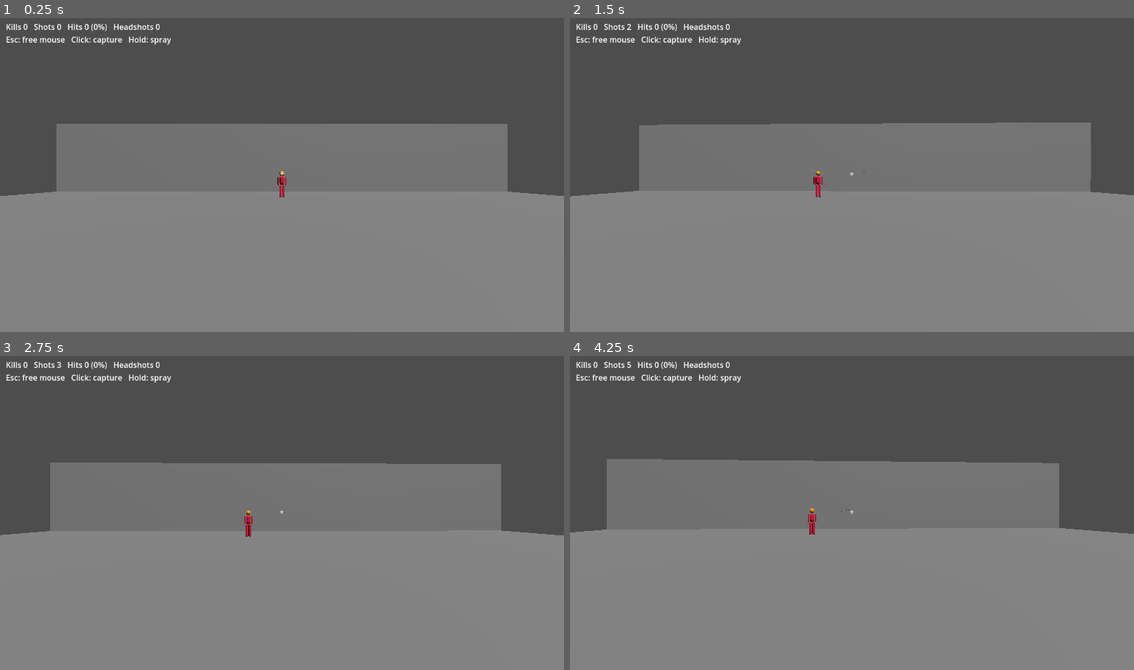
Above: before the commit, frames 1-4 (two rows, left to right).
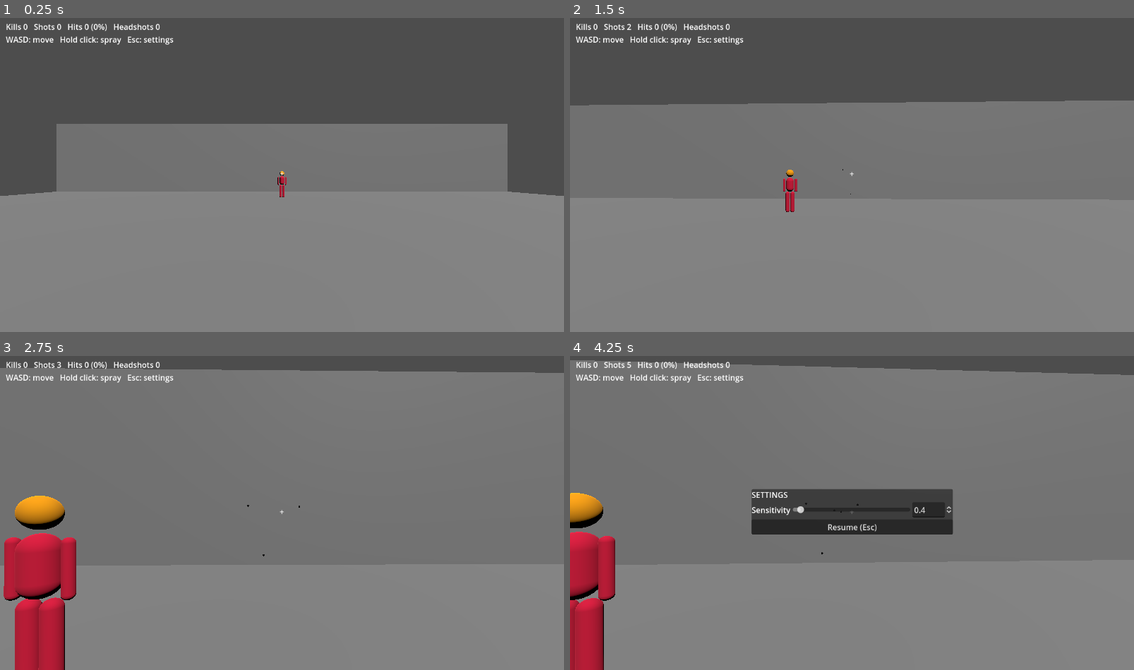
Above: after the commit, the same moments.

Repository: juanjosua/aim-trainer
Game: Godot game, scene res://main.tscn
Two runs of this game, one before a commit and one after it. Both use one fixed random seed, a clock stepped at 60 frames per second and the inputs below.
Inputs (mouse positions are in pixels of both pictures, inside the frame that each line leads up to):
- Up to frame 1 (0.25 s): no input
- Up to frame 2 (1.5 s): tap Enter at 0.5 s; move the mouse to (880, 171) at 0.52 s; hold W from 0.53 s (still down); click (880, 171) at 0.67 s; move the mouse to (823, 175) at 1.27 s; click (823, 175) at 1.42 s
- Up to frame 3 (2.75 s): keep holding W; move the mouse to (293, 506) at 2.02 s; click (293, 506) at 2.17 s
- Up to frame 4 (4.25 s): keep holding W; move the mouse to (846, 516) at 2.77 s; click (846, 516) at 2.92 s; move the mouse to (891, 516) at 3.52 s; click (891, 516) at 3.67 s; tap Escape (ui_cancel) at 4.15 s

The runs differ from the first frame. In frame 1, 0.4% of the frame differs, in the area x 1-31%, y 5-9%; in frame 2, 12%; in frame 3, 39%; in frame 4, 42%, in the area x 0-100%, y 1-100%.

Commit message:
Add WASD movement with moving inaccuracy and an Esc sensitivity menu
- WASD moves relative to view at 6.75 m/s with 40 m/s^2 accel/decel,
  so counter-strafing stops you in ~0.17 s
- Moving adds up to 5 degrees of error at run speed, none below 1.4 m/s
- Esc opens a settings panel with a linked slider and text box for
  sensitivity, saved to user://settings.cfg
- Tests cover acceleration, diagonal speed cap, stopping and moving error

Co-Authored-By: Claude Opus 5.5 <noreply@anthropic.com>

Diff:
--- a/main.gd
+++ b/main.gd
@@ -1,4 +1,7 @@
 extends Node3D
+
+const Bot := preload("res://bot.gd")
+const SETTINGS_PATH := "user://settings.cfg"
 
 # Valorant turns 0.07 degrees per mouse count at sensitivity 1.0 (same yaw as CS).
 const VALORANT_YAW := 0.07
@@ -12,6 +15,11 @@
 const RECOIL_UP := [0.0, 0.2, 0.5, 1.0, 1.6, 2.2, 2.8, 3.2]  # degrees above crosshair per spray shot; last value holds
 const RECOVERY_MS := 350  # pause this long and the next shot is a first shot again
 const MAX_MARKS := 30
+
+# Player movement; unverified, tune by feel. Run speed is the same as the bot's.
+const ACCEL := 40.0  # m/s^2, full speed or a full stop in ~0.17 s
+const MOVE_ERROR := 5.0  # extra degrees of error at full run speed
+const ACCURATE_SPEED := 1.4  # m/s; slower than this adds no error, which is why counter-strafing works
 
 @export var sensitivity := 0.4  # your in-game Valorant sensitivity
 @export var bot_distance := 15.0
@@ -31,13 +39,27 @@
 var last_shot_ms := -RECOVERY_MS
 var marks: Array[Node3D] = []
 var mark_mesh := SphereMesh.new()
+var velocity := Vector3.ZERO
+var menu: PanelContainer
 
 
 static func counts_to_degrees(counts: float, sens: float) -> float:
 	return counts * VALORANT_YAW * sens
 
 
+static func step_velocity(vel: Vector3, wish: Vector3, delta: float) -> Vector3:
+	return vel.move_toward(wish.normalized() * Bot.RUN_SPEED, ACCEL * delta)
+
+
+static func move_error(speed: float) -> float:
+	return MOVE_ERROR * clampf((speed - ACCURATE_SPEED) / (Bot.RUN_SPEED - ACCURATE_SPEED), 0.0, 1.0)
+
+
 func _ready() -> void:
+	var cfg := ConfigFile.new()
+	if cfg.load(SETTINGS_PATH) == OK:
+		sensitivity = cfg.get_value("mouse", "sensitivity", sensitivity)
+
 	var light := DirectionalLight3D.new()
 	light.rotation_degrees = Vector3(-50, 30, 0)
 	add_child(light)
@@ -71,7 +93,7 @@
 	camera.fov = 103  # Valorant's fixed horizontal FOV
 	add_child(camera)
 
-	bot = preload("res://bot.gd").new()
+	bot = Bot.new()
 	bot.position.z = -bot_distance
 	add_child(bot)
 
@@ -87,7 +109,59 @@
 	add_child(hud)
 	_update_hud()
 
-	Input.mouse_mode = Input.MOUSE_MODE_CAPTURED
+	_build_menu()
+	_set_captured(true)
+
+
+## Esc menu, like Valorant's: a slider and a text box for the same sensitivity value.
+func _build_menu() -> void:
+	menu = PanelContainer.new()
+	var box := VBoxContainer.new()
+	menu.add_child(box)
+	var title := Label.new()
+	title.text = "SETTINGS"
+	box.add_child(title)
+
+	var row := HBoxContainer.new()
+	var label := Label.new()
+	label.text = "Sensitivity"
+	row.add_child(label)
+	var slider := HSlider.new()
+	slider.custom_minimum_size.x = 240
+	slider.size_flags_vertical = Control.SIZE_SHRINK_CENTER
+	row.add_child(slider)
+	var spin := SpinBox.new()
+	row.add_child(spin)
+	slider.share(spin)
+	spin.min_value = 0.001
+	spin.max_value = 10.0
+	spin.step = 0.001
+	spin.value = sensitivity
+	spin.value_changed.connect(_on_sensitivity_changed)
+	box.add_child(row)
+
+	var resume := Button.new()
+	resume.text = "Resume (Esc)"
+	resume.pressed.connect(_set_captured.bind(true))
+	box.add_child(resume)
+
+	add_child(menu)
+	menu.set_anchors_and_offsets_preset(Control.PRESET_CENTER)
+	menu.grow_horizontal = Control.GROW_DIRECTION_BOTH
+	menu.grow_vertical = Control.GROW_DIRECTION_BOTH
+
+
+func _on_sensitivity_changed(value: float) -> void:
+	sensitivity = value
+	var cfg := ConfigFile.new()
+	cfg.set_value("mouse", "sensitivity", value)
+	cfg.save(SETTINGS_PATH)
+
+
+func _set_captured(on: bool) -> void:
+	Input.mouse_mode = Input.MOUSE_MODE_CAPTURED if on else Input.MOUSE_MODE_VISIBLE
+	menu.visible = not on
+	trigger = false
 
 
 func _unhandled_input(event: InputEvent) -> void:
@@ -103,13 +177,24 @@
 		elif captured:
 			trigger = true
 		else:
-			Input.mouse_mode = Input.MOUSE_MODE_CAPTURED  # this click only captures, it doesn't fire
+			_set_captured(true)  # this click only resumes, it doesn't fire
 	elif event.is_action_pressed("ui_cancel"):
-		trigger = false
-		Input.mouse_mode = Input.MOUSE_MODE_VISIBLE
+		_set_captured(not captured)
 
 
 func _process(delta: float) -> void:
+	var wish := Vector3.ZERO
+	if Input.mouse_mode == Input.MOUSE_MODE_CAPTURED:
+		# physical keys, so WASD sits in the same place on any keyboard layout
+		wish.x = int(Input.is_physical_key_pressed(KEY_D)) - int(Input.is_physical_key_pressed(KEY_A))
+		wish.z = int(Input.is_physical_key_pressed(KEY_S)) - int(Input.is_physical_key_pressed(KEY_W))
+	velocity = step_velocity(velocity, Basis(Vector3.UP, deg_to_rad(yaw)) * wish, delta)
+	# shortcut: no collisions, just a box clamp that stops you before the bot's lane; add a
+	# CharacterBody3D when scenarios bring cover and walls.
+	camera.position += velocity * delta
+	camera.position.x = clampf(camera.position.x, -19, 19)
+	camera.position.z = clampf(camera.position.z, -bot_distance + 2, 19)
+
 	cooldown -= delta
 	if not trigger:
 		cooldown = maxf(cooldown, 0.0)
@@ -118,8 +203,7 @@
 		cooldown += FIRE_INTERVAL  # += keeps the average rate exact despite frame timing
 
 
-# shortcut: Vandal only, no moving inaccuracy (the player can't move yet), recoil resets
-# fully after RECOVERY_MS instead of decaying; add both with player movement.
+# shortcut: Vandal only, recoil resets fully after RECOVERY_MS instead of decaying; decay it when tuning feel.
 func shoot() -> void:
 	var now := Time.get_ticks_msec()
 	if now - last_shot_ms > RECOVERY_MS:
@@ -128,7 +212,8 @@
 	shots += 1
 
 	# Valorant recoil moves the bullets, not the camera: offset the ray from the crosshair.
-	var error := minf(FIRST_SHOT_ERROR + SPRAY_ERROR * spray, MAX_ERROR) * sqrt(randf())  # uniform over the disc
+	var error := minf(FIRST_SHOT_ERROR + SPRAY_ERROR * spray, MAX_ERROR) + move_error(velocity.length())
+	error *= sqrt(randf())  # uniform over the disc
 	var angle := randf() * TAU
 	var up: float = RECOIL_UP[mini(spray, RECOIL_UP.size() - 1)] + error * sin(angle)
 	var side := error * cos(angle)
@@ -163,4 +248,4 @@
 
 func _update_hud() -> void:
 	var acc := 100.0 * hits / shots if shots else 0.0
-	hud.text = "Kills %d   Shots %d   Hits %d (%.0f%%)   Headshots %d\nEsc: free mouse   Click: capture   Hold: spray" % [kills, shots, hits, acc, headshots]
+	hud.text = "Kills %d   Shots %d   Hits %d (%.0f%%)   Headshots %d\nWASD: move   Hold click: spray   Esc: settings" % [kills, shots, hits, acc, headshots]
--- a/tests/test_main.gd
+++ b/tests/test_main.gd
@@ -19,6 +19,16 @@
 	# 1600 DPI at Valorant sens 0.4 is 20.41 cm/360
 	var cm_per_360 := 360.0 / M.counts_to_degrees(1, 0.4) / 1600.0 * 2.54
 	check(absf(cm_per_360 - 20.41) < 0.01, "sensitivity gives %.2f cm/360" % cm_per_360)
+
+	# movement: finite acceleration, reaches run speed, counter-strafe stops in the same time
+	var v: Vector3 = M.step_velocity(Vector3.ZERO, Vector3.RIGHT, 0.05)
+	check(v.length() > 0 and v.length() < 6.75, "accelerates, not instant: %.2f m/s" % v.length())
+	v = M.step_velocity(Vector3.ZERO, Vector3(1, 0, 1), 1.0)
+	check(is_equal_approx(v.length(), 6.75), "diagonal capped at run speed: %.2f" % v.length())
+	v = M.step_velocity(v, Vector3.ZERO, 6.75 / M.ACCEL)
+	check(v.is_zero_approx(), "releasing keys stops")
+	check(M.move_error(0) == 0 and M.move_error(M.ACCURATE_SPEED) == 0, "slow enough is accurate")
+	check(is_equal_approx(M.move_error(6.75), M.MOVE_ERROR), "running adds full error")
 
 	var main: Node3D = preload("res://main.tscn").instantiate()
 	root.add_child(main)
Not shown, changed: CLAUDE.md
Not shown, changed: README.md
Not shown, changed: docs/decisions.md
